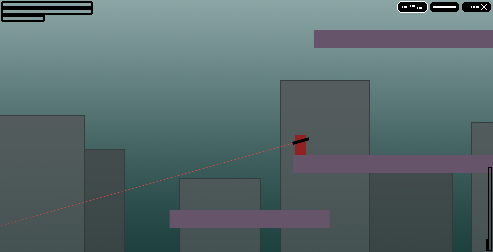
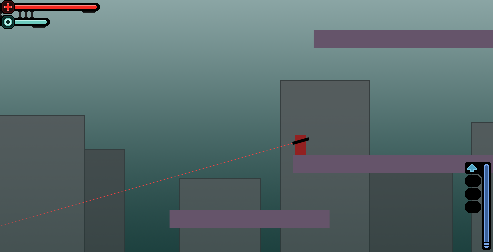
Two versions of the same layered image (493x252). Layer-by-layer changes:
added layer "Layer 5" above "Layer 4" over [465, 201, 481, 213]
painted on "Layer 4" over [397, 1, 481, 200]
painted on "Layer 3" over [398, 2, 492, 251]
added layer "EnergyIndicator" above "EnergyBar" over [484, 164, 489, 248]
added layer "EnergyBar" above "Health And Shield" over [482, 162, 491, 250]
added group "Health And Shield" with 3 layers above "Template" over [0, 0, 100, 29]
added layer "Decor" in group "Health And Shield" over [0, 11, 96, 28]
added layer "Status" in group "Health And Shield" over [15, 5, 97, 24]
added layer "Bars" in group "Health And Shield" over [0, 0, 100, 29]
renamed "Layer 2" to "Template", hid it, painted on it over [1, 0, 492, 250]
